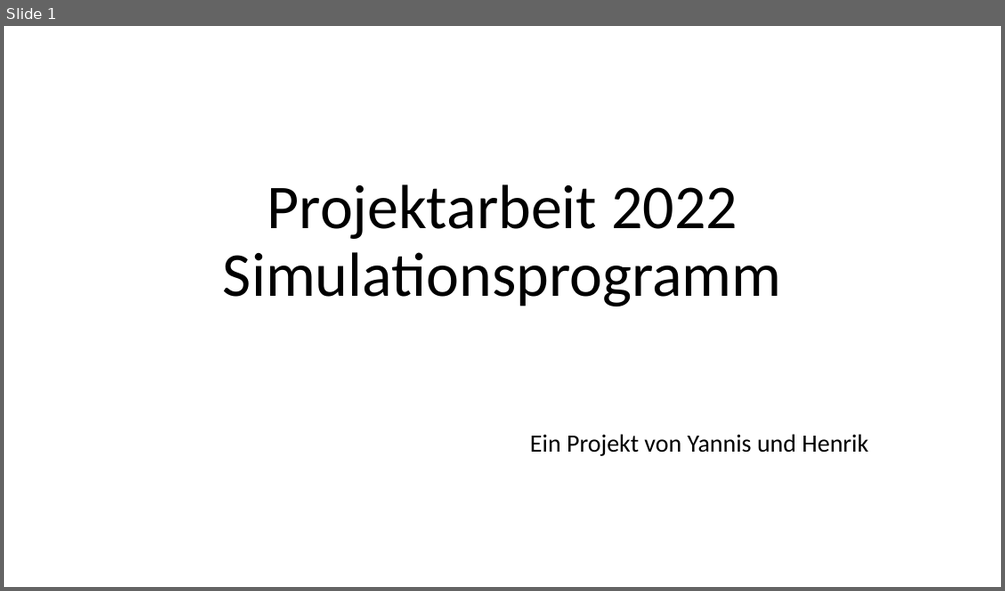
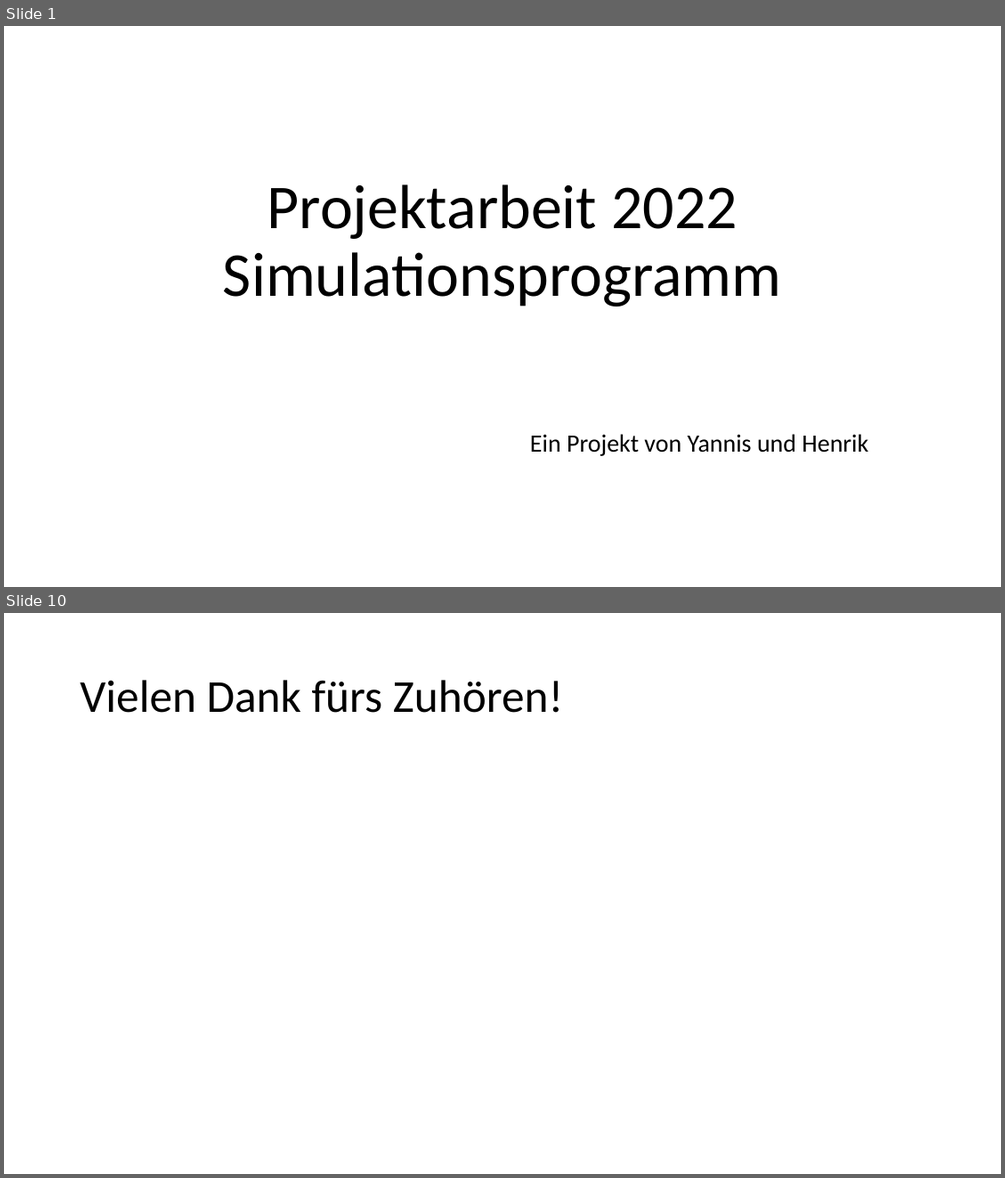
Before and after one commit to Sytoplis/InfProjekt2022, a slide deck: Präsentation Projektarbeit.pptx. Shown one above the other, each under a label of ours: slide 1 before the commit, slides 1 and 10 after it; the slides between them are not shown. The pictures are 1005x591 and 1005x1178 pixels, drawn with LibreOffice and Linux fonts; fonts in the diff are those of the drawing. Boxes give left, top, right and bottom in pixels: in the first picture for what was removed or moved away, otherwise in the second. Text is boxed around its words. In the diff, an @@ line names an element or a change of style, - is before the commit and + after.

```diff
--- a/Präsentation Projektarbeit.pptx
+++ b/Präsentation Projektarbeit.pptx
@@ slide 10 added at bbox=[4, 613, 1001, 1174], background #FFFFFF @@
@@ title added at bbox=[80, 680, 563, 713], 44 pt, text #000000 @@
+Vielen Dank fürs Zuhören!
```
Also in this commit, not shown: 1 slide changed, 7 other slides added, 6 slides removed.
